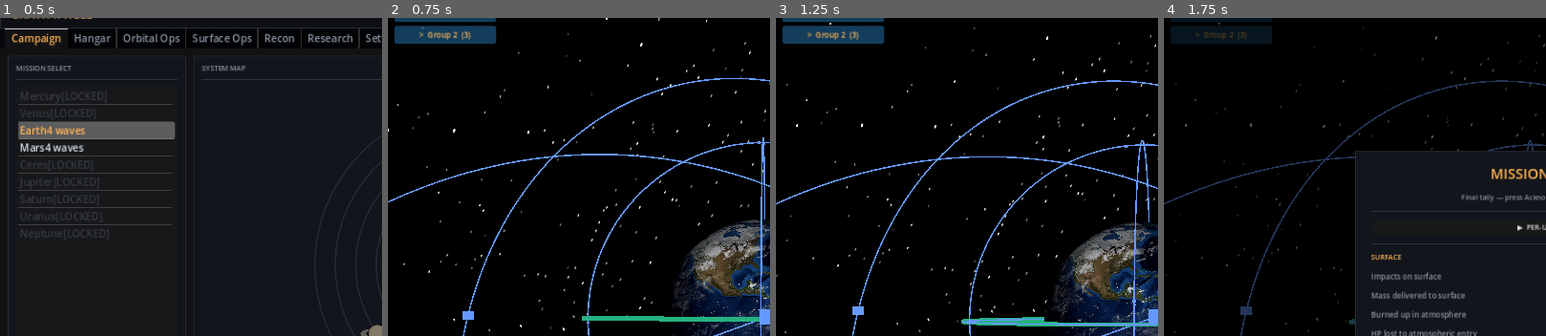
Above: before the commit, frames 1-4 (left to right).
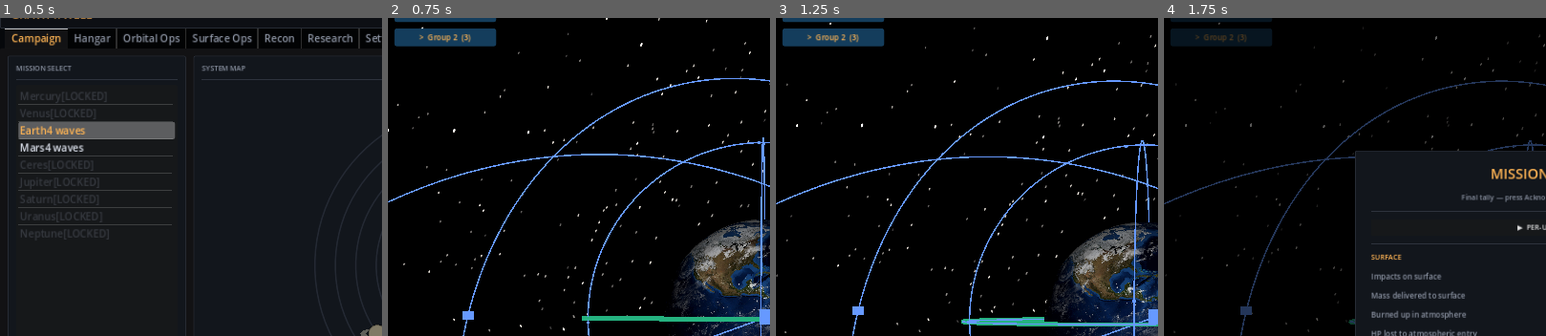
Above: after the commit, the same moments.

Repository: mellenburg/game
Game: Godot game, scene res://scenes/menu.tscn
Two runs of this game, one before a commit and one after it. Both use one fixed random seed, a clock stepped at 60 frames per second and the inputs below.
Inputs (mouse positions are % of the whole screen's width and height, from its top left):
- Up to frame 1 (0.5 s): no input
- Up to frame 2 (0.75 s): click "LAUNCH ▶" at 0.5 s
- Up to frame 3 (1.25 s): no input
- Up to frame 4 (1.75 s): tap Enter (commit_plan) at 1.25 s; drag from (25, 60) to (60, 28) at 1.27 s
The pictures show only the part of the screen within x 0-50%, y 3-53%; the shares and areas given below are measured in that part.

Frame 1 is identical in both runs. In frame 2, 0.7% of the frame differs, in the area x 1-29%, y 2-10%; in frame 3, 0.7%; in frame 4, 0.5%.

Commit message:
Stop auto-entering planning mode on tile click; fix Group 2+ click misses
select_ship_by_ref used to toggle planning mode on every roster click,
which fired the side-effects of pause+clone on what should be a plain
selection action. Tab / Shift+Tab cycling never did this; tile clicks
now match.

The group's unit row was hidden via `visible = false` when collapsed
but kept its cached tile children. The HFlowContainer's reported
minimum size still baked in the wrapped row height even while hidden,
so the parent VBox under-counted Block 1's footprint and positioned
Block 2 overlapping it. Clicks in Block 2's visual area then hit
Block 1's tiles instead. Match the HFlow's child count to the live
expansion state and add explicit SHRINK_BEGIN size flags so each
block sizes to its content and stacks cleanly below the previous one.

Diff:
--- a/godot/scripts/hud.gd
+++ b/godot/scripts/hud.gd
@@ -495,18 +495,22 @@
 
 
 # Build an empty GroupBlock: a vertical container with a clickable
-# header tile on top and a hidden HFlow for unit tiles below. The
-# header click handler toggles the group's expansion state; the unit
-# row is populated lazily in _update_group_block when expanded.
+# header tile on top and an HFlow for unit tiles below. Both rows
+# size to their content (SHRINK_BEGIN vertically) so the parent VBox
+# stacks subsequent blocks immediately below this one without overlap.
+# The HFlow starts empty; _update_group_block keeps its child count
+# in sync with the group's expansion state.
 func _make_group_block() -> VBoxContainer:
 	var block := VBoxContainer.new()
 	block.mouse_filter = Control.MOUSE_FILTER_IGNORE
+	block.size_flags_vertical = Control.SIZE_SHRINK_BEGIN
 	block.add_theme_constant_override("separation", 4)
 
 	var header := PanelContainer.new()
 	header.name = GROUP_BLOCK_NAME_HEADER
 	header.custom_minimum_size = GROUP_HEADER_MIN_SIZE
 	header.size_flags_horizontal = Control.SIZE_SHRINK_BEGIN
+	header.size_flags_vertical = Control.SIZE_SHRINK_BEGIN
 	header.mouse_filter = Control.MOUSE_FILTER_STOP
 	var sb := StyleBoxFlat.new()
 	sb.bg_color = GROUP_HEADER_BG
@@ -529,9 +533,9 @@
 	var units := HFlowContainer.new()
 	units.name = GROUP_BLOCK_NAME_UNITS
 	units.mouse_filter = Control.MOUSE_FILTER_IGNORE
+	units.size_flags_vertical = Control.SIZE_SHRINK_BEGIN
 	units.add_theme_constant_override("h_separation", 6)
 	units.add_theme_constant_override("v_separation", 6)
-	units.visible = false
 	block.add_child(units)
 
 	header.gui_input.connect(_on_group_header_input.bind(block))
@@ -562,18 +566,21 @@
 		var gname: String = GROUP_NAMES.get(group_id, "Group ?")
 		label.text = "%s  %s  (%d)" % [arrow, gname, sats.size()]
 
-	units.visible = expanded
-	if not expanded:
-		# Skip populating the unit tiles when collapsed. The cached
-		# children stay around for re-use on the next expand so we
-		# avoid alloc churn on toggle.
-		return
-	while units.get_child_count() < sats.size():
+	# Match the HFlow's child count to the group's expansion state
+	# (0 when collapsed, sats.size() when expanded). Hiding via
+	# `units.visible = false` instead leaves stale children that bake
+	# their wrap height into the parent VBox layout — subsequent
+	# blocks then overlap visually, and clicks fall through to the
+	# wrong tile.
+	var target_count: int = sats.size() if expanded else 0
+	while units.get_child_count() < target_count:
 		units.add_child(_make_box())
-	while units.get_child_count() > sats.size():
+	while units.get_child_count() > target_count:
 		var stale := units.get_child(units.get_child_count() - 1)
 		units.remove_child(stale)
 		stale.queue_free()
+	if not expanded:
+		return
 	for i in range(sats.size()):
 		var box := units.get_child(i) as PanelContainer
 		_update_box(box, sats[i], sats[i] == selected_sat)
--- a/godot/scripts/mass_center_system.gd
+++ b/godot/scripts/mass_center_system.gd
@@ -1393,12 +1393,9 @@
 		real_satellites[selected_ship].unselect()
 	selected_ship = idx
 	real_sat.select()
-	# Picking a unit from the roster opens the planning preview for
-	# that unit. If the operator's already in planning mode the call
-	# is a no-op past the selection swap; otherwise it pauses the sim
-	# and clones the current fleet into planning satellites.
-	if not planning_mode:
-		toggle_planning()
+	# Selection only — entering planning mode is a separate operator
+	# action (toggle_planning keybind). Matches Tab / Shift+Tab
+	# cycling, which never auto-enters planning either.
 	_after_selection_changed()
 
 
